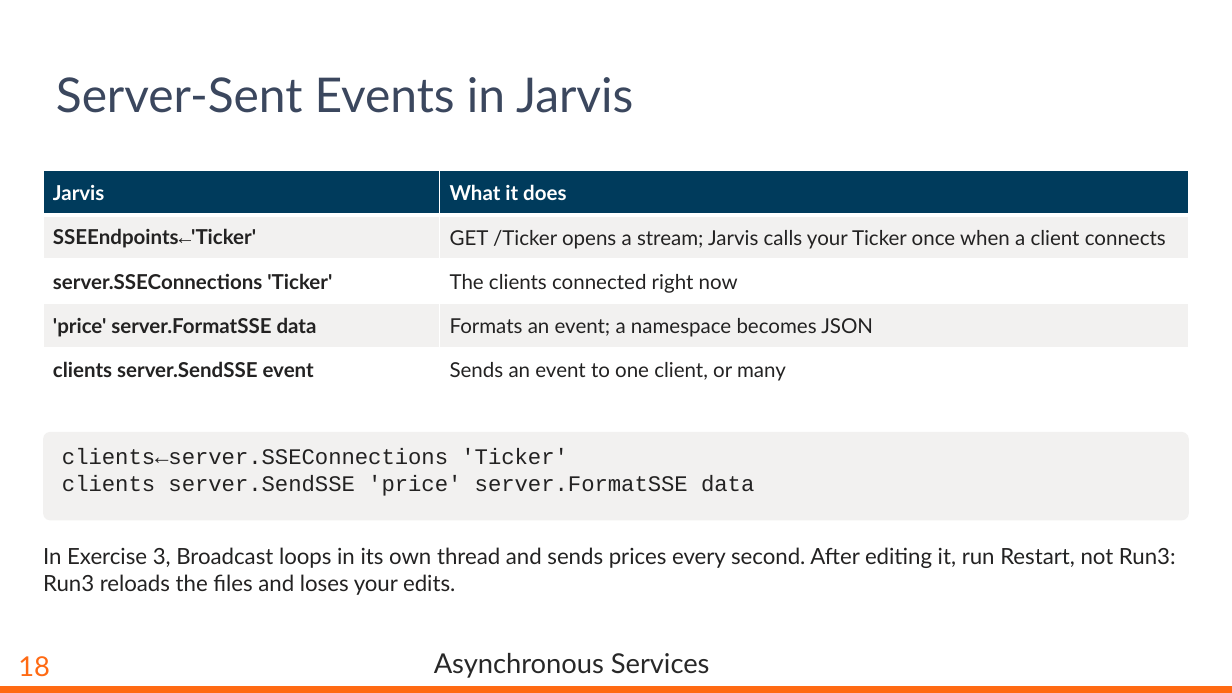
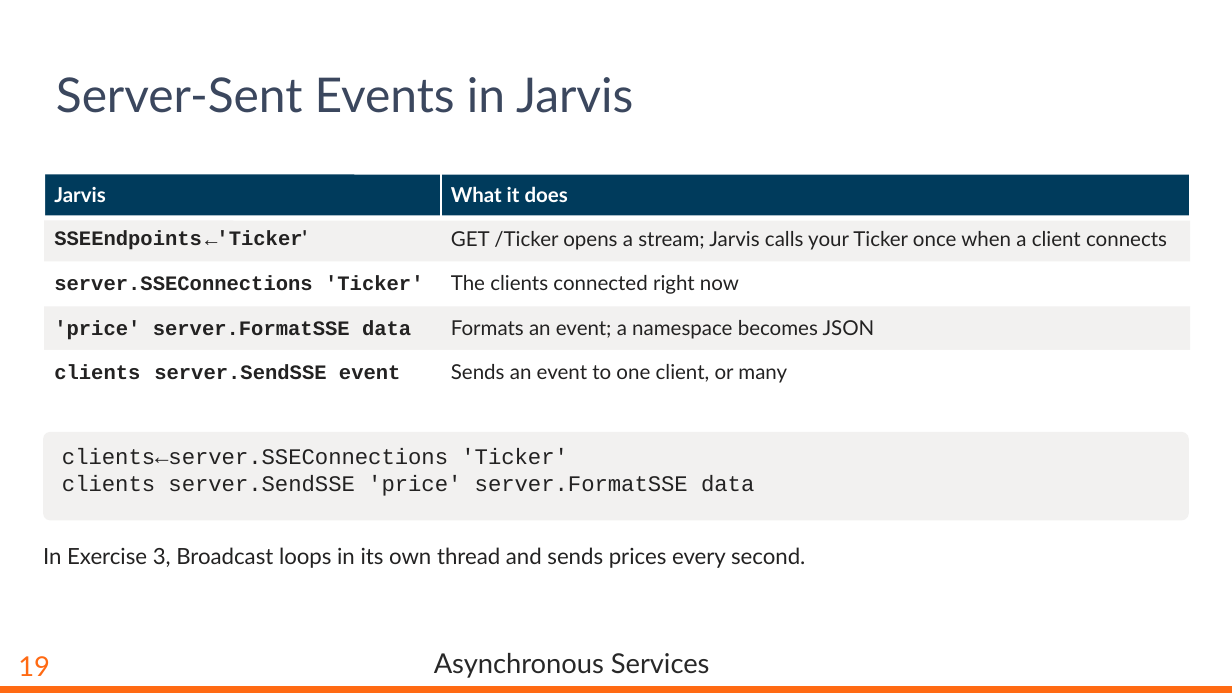
Before and after one commit to dyalog-training/2026-MP2, a slide deck: slide 20 of Presentation/AsynchronousServices.pptx (slide 19 before the commit). Drawn at 1232x693 pixels with LibreOffice and Linux fonts; fonts in the diff are those of the drawing; background and template pictures are left out. Boxes give left, top, right and bottom in pixels: in the first picture for what was removed or moved away, otherwise in the second. Text is boxed around its words. In the diff, an @@ line names an element or a change of style, - is before the commit and + after.

```diff
--- a/Presentation/AsynchronousServices.pptx
+++ b/Presentation/AsynchronousServices.pptx
@@ table removed at (43, 171, 1189, 393), 5 rows, 2 columns @@
-Jarvis | What it does
-SSEEndpoints←'Ticker' | GET /Ticker opens a stream; Jarvis calls your Ticker once when a client connects
-server.SSEConnections 'Ticker' | The clients connected right now
-'price' server.FormatSSE data | Formats an event; a namespace becomes JSON
-clients server.SendSSE event | Sends an event to one client, or many
@@ line added from (43, 174) to (1191, 174), #FFFFFF 1 pt @@
@@ rectangle added at (44, 174, 441, 218), fill #003B5C @@
@@ line added from (44, 172) to (44, 395), #FFFFFF 1 pt @@
@@ rectangle added at (441, 174, 1190, 218), fill #003B5C @@
@@ line added from (441, 172) to (441, 395), #FFFFFF 1 pt @@
@@ line added from (1190, 172) to (1190, 395), #FFFFFF 1 pt @@
@@ text added at (54, 187, 105, 202), 12 pt, text #FFFFFF, bold @@
+Jarvis
@@ text added at (451, 186, 568, 202), 12 pt, text #FFFFFF, bold @@
+What it does
@@ group added at (43, 218, 1191, 262): 4 texts, 2 rectangles, 2 lines @@
+GET /Ticker opens a stream; Jarvis calls your Ticker once when a client connects
+SSEEndpoints
+←
+'Ticker'
@@ group added at (43, 262, 1191, 307): 2 rectangles, 2 texts, 1 line @@
+The clients connected right now
+server.SSEConnections 'Ticker'
@@ group added at (43, 307, 1191, 351): 2 rectangles, 2 texts, 1 line @@
+Formats an event; a namespace becomes JSON
+'price' server.FormatSSE data
@@ group added at (44, 351, 1190, 395): 3 texts, 2 rectangles @@
+Sends an event to one client, or many
+clients
+server.SendSSE event
@@ text at (43, 547, 805, 568): text changed @@
-In Exercise 3, Broadcast loops in its own thread and sends prices every second. After editing it, run Restart, not Run3: Run3 reloads the files and loses your edits.
+In Exercise 3, Broadcast loops in its own thread and sends prices every second.
@@ page number at (18, 656, 50, 676): text changed @@
-18
+19
```
Also in this commit, not shown: 16 other slides changed, 3 slides added, 8 other files.
